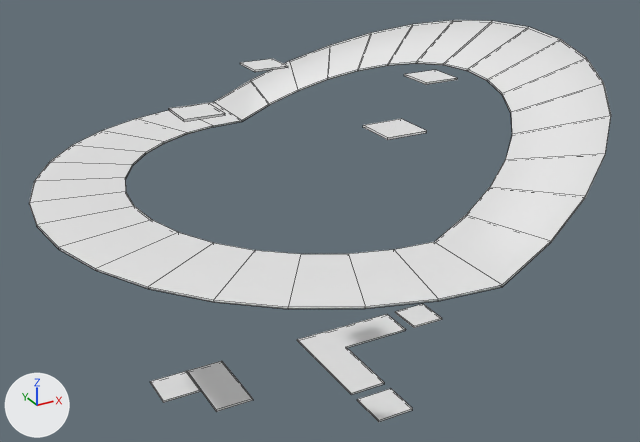
The Blender file Assets/Resources/Levels/IntroLevel6.blend, before and after one commit.
The view is the same before and after, from a 50 mm camera at (-51.9, -94.0, 72.3) aimed at (-0.8, -1.1, 25.9). Lighting does not change. The marker at lower left points along +X, +Y and +Z. Mesh edges are drawn as thin lines. Materials are left out; every surface is plain grey.

Names of what the first picture shows: 'ElevatorA', 'PlatformA', 'PlatformB', 'PlatformD', 'PlatformE', 'PlatformF', 'PlatformG', 'PlatformH', 'SwitchedPlatformA', 'TrackA'.
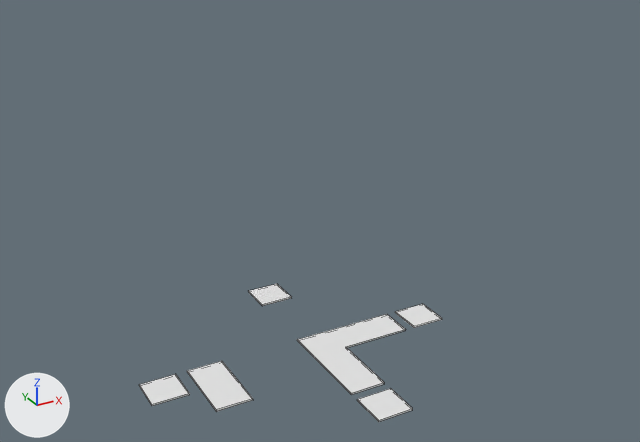
What changed in the scene script:
```text
Remove ob_platformh:
    ob_platformh = bpy.data.objects.new('PlatformH', me_cube_011)
    ob_platformh.location = (0.0, -16.5, 42.6)
    ob_platformh.rotation_euler = (0.0, 0.0, 6.283)  # degrees (0, 0, 360)
    ob_platformh.scale = (2.5, 2.5, 0.125)
Remove ob_platformg:
    ob_platformg = bpy.data.objects.new('PlatformG', me_cube_010)
    ob_platformg.location = (-16.5, 0.0, 42.6)
    ob_platformg.rotation_euler = (0.0, 0.0, 4.712)  # degrees (0, 0, 270)
    ob_platformg.scale = (2.5, 2.5, 0.125)
Remove ob_platformf:
    ob_platformf = bpy.data.objects.new('PlatformF', me_cube_009)
    ob_platformf.location = (0.0, 16.5, 42.6)
    ob_platformf.rotation_euler = (0.0, 0.0, 3.142)  # degrees (0, 0, 180)
    ob_platformf.scale = (2.5, 2.5, 0.125)
Remove ob_platforme:
    ob_platforme = bpy.data.objects.new('PlatformE', me_cube_008)
    ob_platforme.location = (16.5, 0.0, 42.6)
    ob_platforme.rotation_euler = (0.0, 0.0, 1.571)  # degrees (0, 0, 90)
    ob_platforme.scale = (2.5, 2.5, 0.125)
Remove ob_tracka:
    ob_tracka = bpy.data.objects.new('TrackA', me_circle)
    ob_tracka.location = (0.0, 0.0, 32.2)
    ob_tracka.scale = (36.0, 36.0, 1.0)
Change ob_elevatora:
    ob_elevatora.location: (-21.6, 0.0, 6.5) -> (-23.1, 0.0, 6.5)
```

Where the change shows, as pixel boxes (x1, y1, x2, y2) in the pictures (640 x 442 px):
'TrackA', deleted
    before: (29, 20, 611, 309)
'ElevatorA', moved
    before: (150, 371, 200, 403)
    after: (139, 374, 189, 406)
'PlatformH', deleted
    before: (363, 119, 427, 140)
'PlatformG', deleted
    before: (169, 103, 225, 121)
'PlatformE', deleted
    before: (404, 70, 458, 85)
'PlatformF', deleted
    before: (240, 59, 288, 72)
